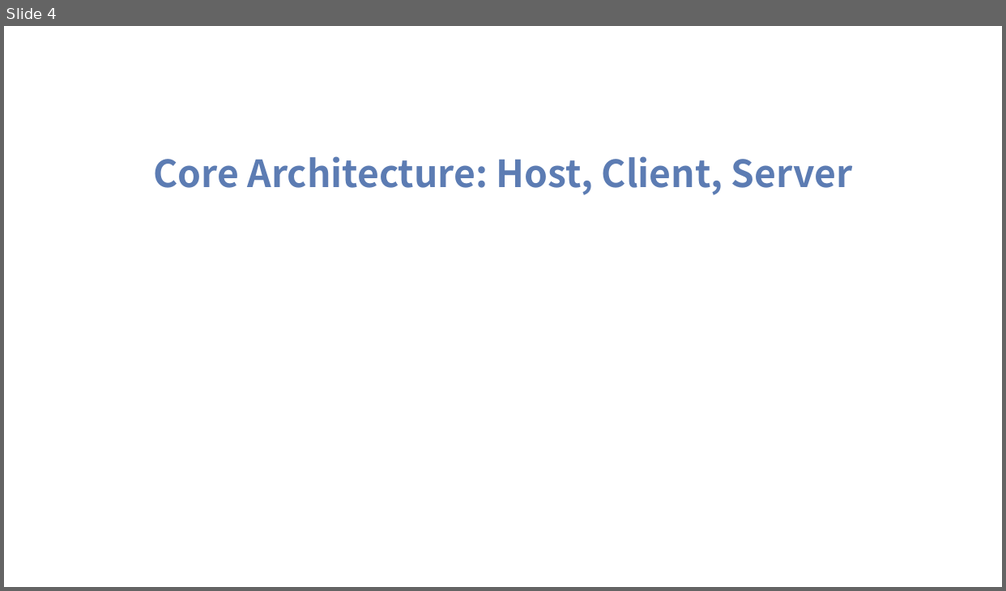
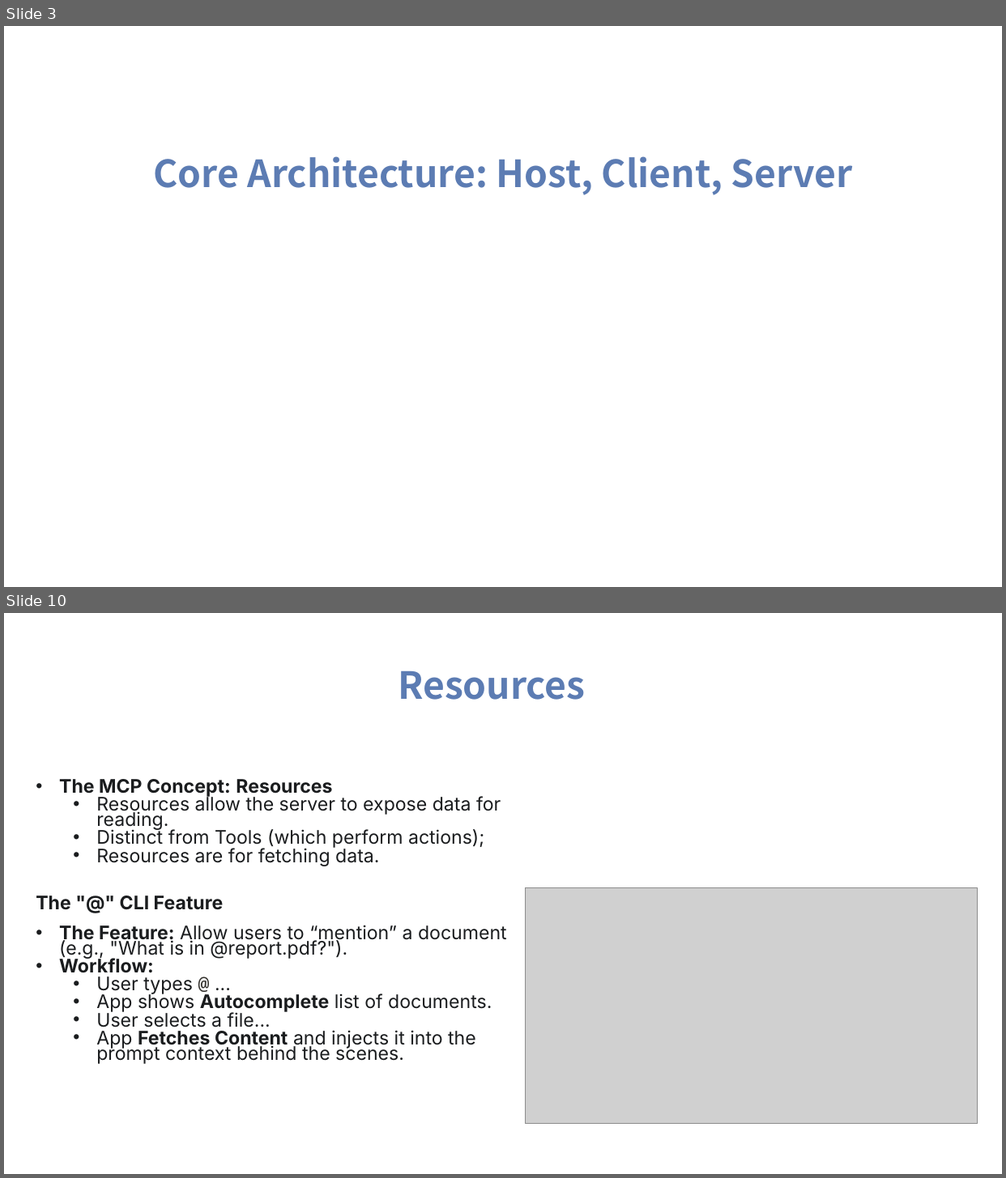
Before and after one commit to tniccum21/LLM_Class, a slide deck: Week10/Week10.pptx. Shown one above the other, each under a label of ours: slide 4 before the commit, slides 3 and 10 after it; the slides between them are not shown. The pictures are 1006x591 and 1006x1178 pixels, drawn with LibreOffice and Linux fonts; fonts in the diff are those of the drawing; grey boxes stand for pictures; background and template pictures are left out. Boxes give left, top, right and bottom in pixels: in the first picture for what was removed or moved away, otherwise in the second. Text is boxed around its words. In the diff, an @@ line names an element or a change of style, - is before the commit and + after.

```diff
--- a/Week10/Week10.pptx
+++ b/Week10/Week10.pptx
@@ slide 10 added at (4,613,1002,1174), background picture (left out) @@
@@ text added at (398,671,585,700), 36 pt, text #5C7CB3, bold @@
+Resources
@@ text added at (36,779,507,1064), 18 pt, text #1A1C1E @@
+• The MCP Concept: Resources
+  • Resources allow the server to expose data for reading.
+  • Distinct from Tools (which perform actions);
+  • Resources are for fetching data.
+The "@" CLI Feature
+• The Feature: Allow users to “mention” a document (e.g., "What is in @report.pdf?").
+• Workflow:
+  • User types @ ...
+  • App shows Autocomplete list of documents.
+  • User selects a file...
+  • App Fetches Content and injects it into the prompt context behind the scenes.
@@ picture added at (525,888,978,1123) @@
@@ what was slide 4 is now slide 3 @@
```
Also in this commit, not shown: 1 slide changed, 32 other slides added, 11 slides removed, 11 other files.
